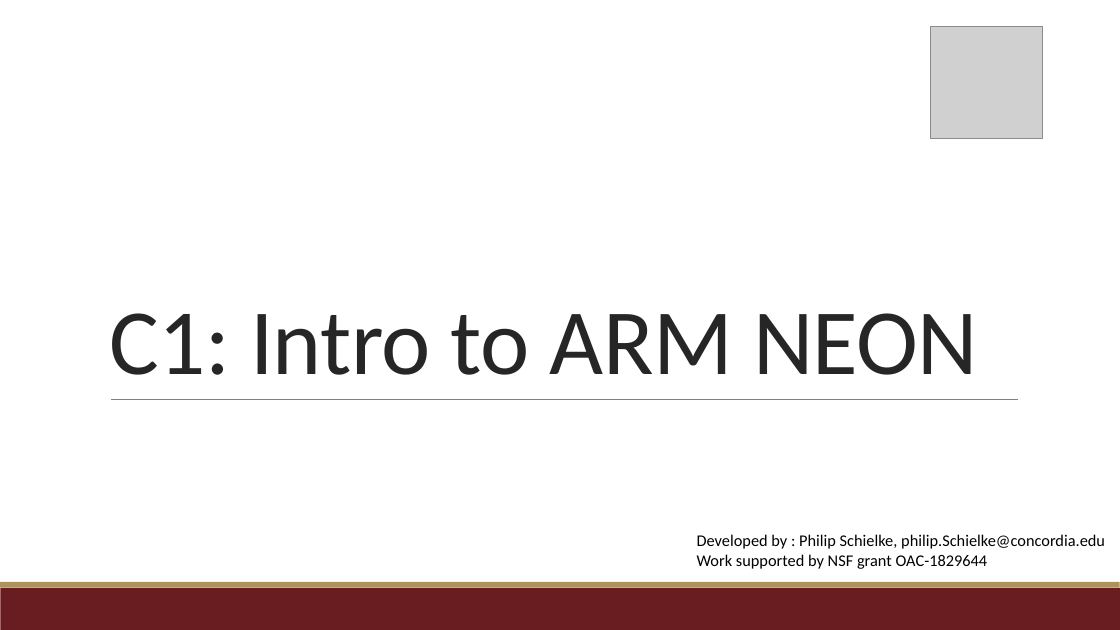
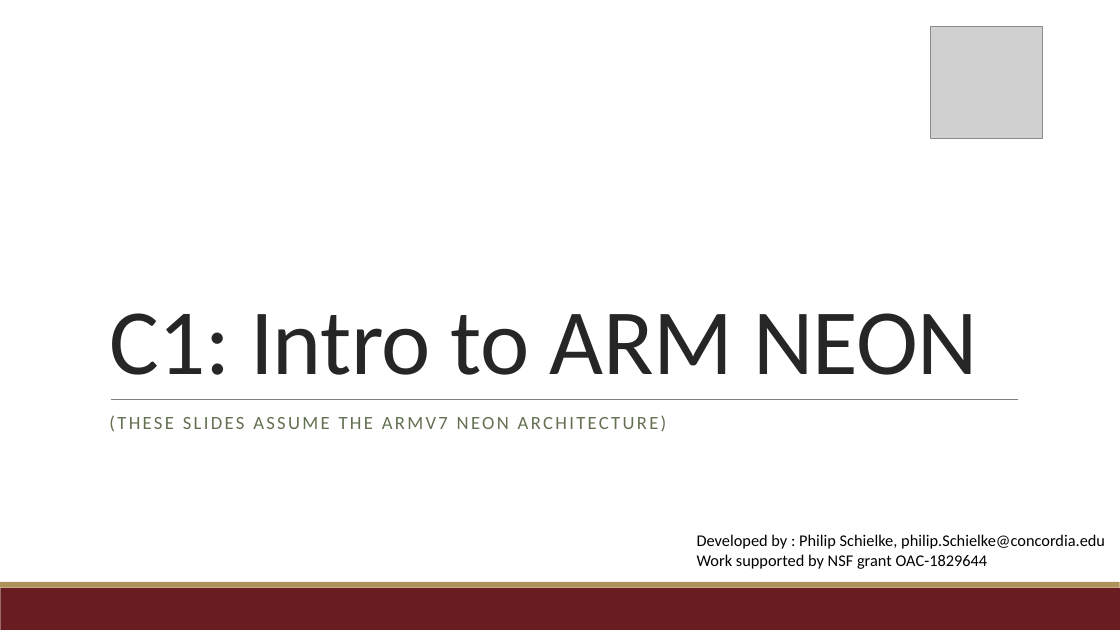
Before and after one commit to TeachingUndergradsCHC/modules, a slide deck: slide 1 of Architecture/arm_introduction/ARM/NEON_intro.pptx. Drawn at 1120x630 pixels with LibreOffice and Linux fonts; fonts in the diff are those of the drawing; grey boxes stand for pictures; background and template pictures are left out. Boxes give left, top, right and bottom in pixels: in the first picture for what was removed or moved away, otherwise in the second. Text is boxed around its words. In the diff, an @@ line names an element or a change of style, - is before the commit and + after.

```diff
--- a/Architecture/arm_introduction/ARM/NEON_intro.pptx
+++ b/Architecture/arm_introduction/ARM/NEON_intro.pptx
@@ subtitle added at box(109, 415, 667, 432), 16 pt, text #637052 @@
+(THESE SLIDES ASSUME THE ARMV7 NEON ARCHITECTURE)
```
Also in this commit, not shown: 3 other slides changed, 4 slides added.
